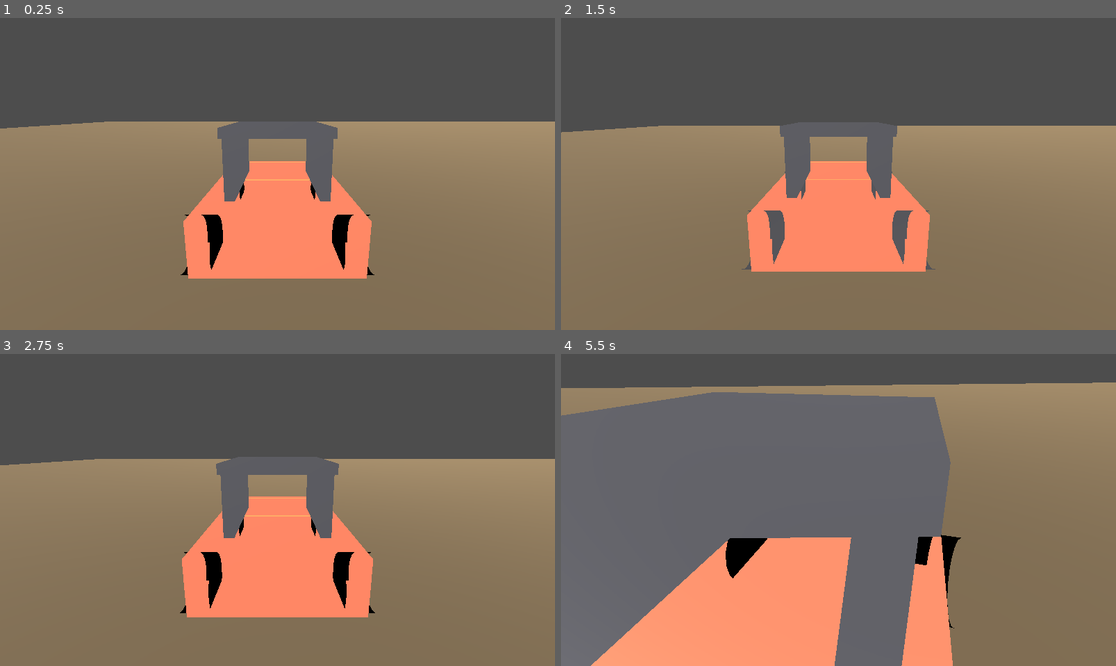
Above: before the commit, frames 1-4 (two rows, left to right).
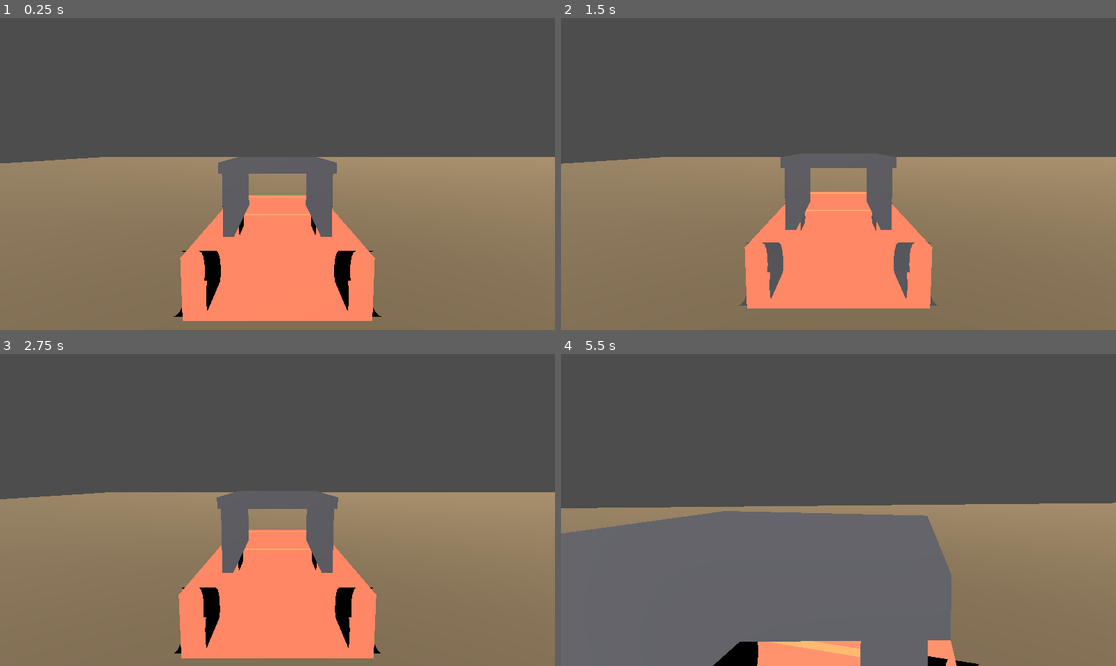
Above: after the commit, the same moments.

Repository: YotsuBotfds/trailhead
Game: Godot game, scene res://scenes/flat_plane.tscn
The game is run twice, just before and just after one commit, with the same random seed, the same clock (stepped at 60 frames per second) and the same inputs.
Inputs:
- Up to frame 1 (0.25 s): no input
- Up to frame 2 (1.5 s): hold R (self_right) 0.53-1.28 s; tap C (cam_toggle) at 0.6 s; hold S (brake) from 1.28 s (still down); tap W (throttle) at 1.35 s
- Up to frame 3 (2.75 s): release S (brake) at 2.03 s; hold R (self_right) from 2.03 s (still down); tap M at 2.1 s
- Up to frame 4 (5.5 s): release R (self_right) at 2.78 s; hold Up 2.78-3.53 s; tap one key every 0.75 s from 2.85 s: N C (cam_toggle) W (throttle) M; hold A (steer_left) 3.53-5.03 s; hold S (brake) from 5.03 s (still down)

The runs differ from the first frame. In frame 1, 20% of the frame differs, in the area x 0-100%, y 33-98%; in frame 2, 17%; in frame 3, 19%; in frame 4, 59%, in the area x 0-100%, y 9-100%.

Commit message:
Assert chase camera composition

Diff:
--- a/systems/render/cedar_hollow_host.gd
+++ b/systems/render/cedar_hollow_host.gd
@@ -325,9 +325,19 @@
 		_chase_camera_initialized = true
 	else:
 		_camera.global_position = _camera.global_position.lerp(desired_position, follow_alpha)
-	_camera.look_at(vehicle_position + forward * GameConfig.cam_look_ahead, Vector3.UP)
+	_camera.look_at(_chase_camera_look_target(vehicle_position, forward), Vector3.UP)
 	_camera.fov = GameConfig.get_fov_for_speed(float(state.call("speed")))
 	_camera.current = _camera_mode == CAMERA_MODE_CHASE
+
+
+func _chase_camera_look_target(vehicle_position: Vector3, forward: Vector3) -> Vector3:
+	var target: Vector3 = vehicle_position + forward * GameConfig.cam_look_ahead
+	if _camera == null:
+		return target
+	var flat_delta: Vector3 = Vector3(target.x - _camera.global_position.x, 0.0, target.z - _camera.global_position.z)
+	var horizontal_distance: float = maxf(flat_delta.length(), 0.001)
+	target.y = _camera.global_position.y + tan(deg_to_rad(GameConfig.cam_pitch_deg)) * horizontal_distance
+	return target
 
 
 func _update_orbit_camera(delta: float, state: RefCounted) -> void:
--- a/systems/render/flat_plane_host.gd
+++ b/systems/render/flat_plane_host.gd
@@ -180,5 +180,15 @@
 		_camera_initialized = true
 	else:
 		_camera.global_position = _camera.global_position.lerp(desired_position, follow_alpha)
-	_camera.look_at(vehicle_position + forward * GameConfig.cam_look_ahead, Vector3.UP)
+	_camera.look_at(_chase_camera_look_target(vehicle_position, forward), Vector3.UP)
 	_camera.fov = GameConfig.get_fov_for_speed(float(state.call("speed")))
+
+
+func _chase_camera_look_target(vehicle_position: Vector3, forward: Vector3) -> Vector3:
+	var target: Vector3 = vehicle_position + forward * GameConfig.cam_look_ahead
+	if _camera == null:
+		return target
+	var flat_delta: Vector3 = Vector3(target.x - _camera.global_position.x, 0.0, target.z - _camera.global_position.z)
+	var horizontal_distance: float = maxf(flat_delta.length(), 0.001)
+	target.y = _camera.global_position.y + tan(deg_to_rad(GameConfig.cam_pitch_deg)) * horizontal_distance
+	return target
--- a/tools/cedar_visual_inspector.gd
+++ b/tools/cedar_visual_inspector.gd
@@ -18,6 +18,8 @@
 const EXPECTED_TRAIL_BLAZES: int = 4
 const EXPECTED_WAYFINDER_SIGNS: int = 3
 const FLOAT_EPSILON: float = 0.001
+const CAMERA_COMPOSITION_TOLERANCE: float = 0.01
+const CAMERA_PITCH_TOLERANCE_DEG: float = 0.25
 const FEATURE_TRANSFORM_TOLERANCE: float = 0.01
 const FEATURE_COLLISION_ALIGNMENT_TOLERANCE: float = 0.05
 const SCATTER_X_MIN: float = -2.8
@@ -457,6 +459,7 @@
 		_errors.append("ChaseCamera should start above the vehicle")
 	if chase_camera.global_position.z <= vehicle_position.z:
 		_errors.append("ChaseCamera should start behind the trailhead spawn")
+	_require_chase_camera_composition(state, chase_camera, "ChaseCamera")
 	if orbit_camera.global_position.y <= vehicle_position.y:
 		_errors.append("OrbitCamera should start above the vehicle")
 	if orbit_camera.global_position.distance_to(vehicle_position) <= GameConfig.orbit_cam_distance:
@@ -545,6 +548,7 @@
 		_errors.append("ChaseCamera FOV should widen at max speed")
 	if chase_camera.global_position.distance_to(chase_position_before) <= FLOAT_EPSILON:
 		_errors.append("ChaseCamera should move toward a changed vehicle state")
+	_require_camera_pitch(chase_camera, "ChaseCamera reactive update")
 
 	host.call("cycle_camera_mode")
 	var orbit_position_before: Vector3 = orbit_camera.global_position
@@ -563,6 +567,27 @@
 
 	host.call("cycle_camera_mode")
 	host.call("cycle_camera_mode")
+
+
+func _require_chase_camera_composition(state: RefCounted, chase_camera: Camera3D, context: String) -> void:
+	var vehicle_position: Vector3 = state.get("position")
+	var vehicle_basis: Basis = state.get("basis")
+	var back: Vector3 = vehicle_basis.z.normalized()
+	var offset: Vector3 = chase_camera.global_position - vehicle_position
+	var expected_offset_xz: Vector2 = Vector2(back.x, back.z) * GameConfig.cam_distance
+	var actual_offset_xz: Vector2 = Vector2(offset.x, offset.z)
+	if actual_offset_xz.distance_to(expected_offset_xz) > CAMERA_COMPOSITION_TOLERANCE:
+		_errors.append(context + " rear offset expected " + str(expected_offset_xz) + ", got " + str(actual_offset_xz))
+	if absf(offset.y - GameConfig.cam_height) > CAMERA_COMPOSITION_TOLERANCE:
+		_errors.append(context + " height offset expected " + str(GameConfig.cam_height) + ", got " + str(offset.y))
+	_require_camera_pitch(chase_camera, context)
+
+
+func _require_camera_pitch(camera: Camera3D, context: String) -> void:
+	var forward: Vector3 = -camera.global_transform.basis.z.normalized()
+	var pitch_degrees: float = rad_to_deg(asin(clampf(forward.y, -1.0, 1.0)))
+	if absf(pitch_degrees - GameConfig.cam_pitch_deg) > CAMERA_PITCH_TOLERANCE_DEG:
+		_errors.append(context + " pitch expected " + str(GameConfig.cam_pitch_deg) + ", got " + str(pitch_degrees))
 
 
 func _inspect_hud_defaults(hud: Node) -> void:
--- a/tools/flat_visual_inspector.gd
+++ b/tools/flat_visual_inspector.gd
@@ -2,6 +2,8 @@
 
 const FlatPlaneScene: PackedScene = preload("res://scenes/flat_plane.tscn")
 const FLOAT_EPSILON: float = 0.001
+const CAMERA_COMPOSITION_TOLERANCE: float = 0.01
+const CAMERA_PITCH_TOLERANCE_DEG: float = 0.25
 
 var _scene_root: Node = null
 var _errors: PackedStringArray = PackedStringArray()
@@ -103,6 +105,28 @@
 		_errors.append("flat ChaseCamera should start above the vehicle")
 	if chase_camera.global_position.z <= vehicle_position.z:
 		_errors.append("flat ChaseCamera should start behind the spawn")
+	_require_chase_camera_composition(state, chase_camera, "flat ChaseCamera")
+
+
+func _require_chase_camera_composition(state: RefCounted, chase_camera: Camera3D, context: String) -> void:
+	var vehicle_position: Vector3 = state.get("position")
+	var vehicle_basis: Basis = state.get("basis")
+	var back: Vector3 = vehicle_basis.z.normalized()
+	var offset: Vector3 = chase_camera.global_position - vehicle_position
+	var expected_offset_xz: Vector2 = Vector2(back.x, back.z) * GameConfig.cam_distance
+	var actual_offset_xz: Vector2 = Vector2(offset.x, offset.z)
+	if actual_offset_xz.distance_to(expected_offset_xz) > CAMERA_COMPOSITION_TOLERANCE:
+		_errors.append(context + " rear offset expected " + str(expected_offset_xz) + ", got " + str(actual_offset_xz))
+	if absf(offset.y - GameConfig.cam_height) > CAMERA_COMPOSITION_TOLERANCE:
+		_errors.append(context + " height offset expected " + str(GameConfig.cam_height) + ", got " + str(offset.y))
+	_require_camera_pitch(chase_camera, context)
+
+
+func _require_camera_pitch(camera: Camera3D, context: String) -> void:
+	var forward: Vector3 = -camera.global_transform.basis.z.normalized()
+	var pitch_degrees: float = rad_to_deg(asin(clampf(forward.y, -1.0, 1.0)))
+	if absf(pitch_degrees - GameConfig.cam_pitch_deg) > CAMERA_PITCH_TOLERANCE_DEG:
+		_errors.append(context + " pitch expected " + str(GameConfig.cam_pitch_deg) + ", got " + str(pitch_degrees))
 
 
 func _require_node(parent: Node, path: String) -> Node:
